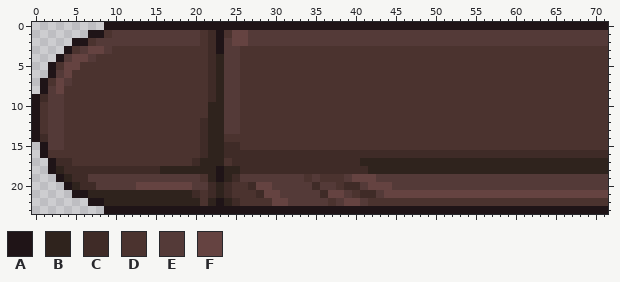
Two versions of one sprite sheet, Common/src/main/resources/assets/arcana/textures/arcanumthemes/tainted_codex/tab.png. Above: the version before the commit.
The file is 72x24 pixels. Colours within 5 levels of each other are drawn and written as one.
Palette (. is transparent): A #1f1417  B #2f231d  C #3f2b27  D #4b332f  E #543a38  F #654341
Pixels before, first column x 0:
 0 .........AAAAAAAAAAAAAAAAAAAAAAAAAAAAAAAAAAAAAAAAAAAAAAAAAAAAAAAAAAAAAAA
 1 .......AADEEEEEEEEEEEDCADFFEEEEEEEEEEEEEEEEEEEEEEEEEEEEEEEEEEEEEEEEEEEEE
 2 .....AADEEEEEEEEEEEEEDCAEFFEEEEEEEEEEEEEEEEEEEEEEEEEEEEEEEEEEEEEEEEEEEEE
 3 ....ADEFFEDDDDDDDDDDDDCAEEDDDDDDDDDDDDDDDDDDDDDDDDDDDDDDDDDDDDDDDDDDDDDD
 4 ...AEFFEDDDDDDDDDDDDDDCBEEDDDDDDDDDDDDDDDDDDDDDDDDDDDDDDDDDDDDDDDDDDDDDD
 5 ..ADFFDDDDDDDDDDDDDDDDCBEEDDDDDDDDDDDDDDDDDDDDDDDDDDDDDDDDDDDDDDDDDDDDDD
 6 ..AEFDDDDDDDDDDDDDDDDDCBEEDDDDDDDDDDDDDDDDDDDDDDDDDDDDDDDDDDDDDDDDDDDDDD
 7 .ADFEDDDDDDDDDDDDDDDDDCBEEDDDDDDDDDDDDDDDDDDDDDDDDDDDDDDDDDDDDDDDDDDDDDD
 8 .AEFDDDDDDDDDDDDDDDDDDCBEEDDDDDDDDDDDDDDDDDDDDDDDDDDDDDDDDDDDDDDDDDDDDDD
 9 ACEEDDDDDDDDDDDDDDDDDDCBEEDDDDDDDDDDDDDDDDDDDDDDDDDDDDDDDDDDDDDDDDDDDDDD
10 ADEEDDDDDDDDDDDDDDDDDDBBEEDDDDDDDDDDDDDDDDDDDDDDDDDDDDDDDDDDDDDDDDDDDDDD
11 ADEEDDDDDDDDDDDDDDDDDDBBEEDDDDDDDDDDDDDDDDDDDDDDDDDDDDDDDDDDDDDDDDDDDDDD
12 ADEEDDDDDDDDDDDDDDDDDCBBEEDDDDDDDDDDDDDDDDDDDDDDDDDDDDDDDDDDDDDDDDDDDDDD
13 ADEEDDDDDDDDDDDDDDDDDCBBEEDDDDDDDDDDDDDDDDDDDDDDDDDDDDDDDDDDDDDDDDDDDDDD
14 ACEEDDDDDDDDDDDDDDDDDCBBDDDDDDDDDDDDDDDDDDDDDDDDDDDDDDDDDDDDDDDDDDDDDDDD
15 .AEEDDDDDDDDDDDDDDDDDCBBCCDDDDDDDDDDDDDDDDDDDDDDDDDDDDDDDDDDDDDDDDDDDDDD
16 .ADDDDDDDDDDDDDDDDDDDCBBCCCCCCCCCCCCCCCCCCCCCCCCCCCCCCCCCCCCCCCCCCCCCCCC
17 ..ACCDDDDDDDDDDDDDDDCBBBDCCCCCCCCCCCCCCCCBBBBBBBBBBBBBBBBBBBBBBBBBBBBBBB
18 ..ABCCCCCCCCCCCCBBBBBBBABBCCCCCCCCCCCCCCCCBBBBBBBBBBBBBBBBBBBBBBBBBBBBBB
19 ...ABCCEEEEEEEEEEEEEEDBABCEEEEEEEEDEDDDEFFFEEEEEEEEEEEEEEEEEEEEEEEEEEEEE
20 ....ABCCEEEEEFFFFFFFEECBCDDCFFEEEEECEEDCCEFFFEEEEEEEEEEEEEEEEEEEEEEEEEEE
21 .....AABBBBBBBBBBBBBCDCBCDDDCFFEEEEECFFEDCCEFFFFFFFFFFFFFFFFFFFFFFFFFFFF
22 .......AABBBBBBBBBBBBDBABCDDDDFFEEEEEDEFFEDDDDDDDDDDDDDDDDDDDDDDDDDDDDDD
23 .........AAAAAAAAAAAAAAAAAAAAAAAAAAAAAAAAAAAAAAAAAAAAAAAAAAAAAAAAAAAAAAA
New version:
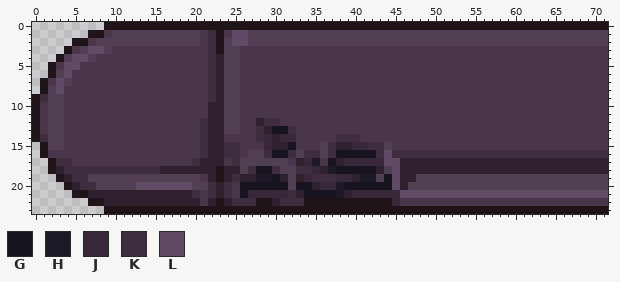
Colours new in this view: G #18141f  H #1e1926  J #392839  K #3e2d3f  L #604a65
Difference:
colour B: #2f231d -> #2f222e
colour D: #4b332f -> #49364b
colour E: #543a38 -> #513f54
y 1..2: x 22 C -> K; x 25..26 FF -> LL
y 3: x 7..8 FF -> LL; x 22 C -> K
y 4: x 5..6 FF -> LL; x 22 C -> K
y 5: x 4..5 FF -> LL; x 22 C -> K
y 6: x 4 F -> L; x 22 C -> K
y 7..8: x 3 F -> L; x 22 C -> K
y 9: x 1 C -> K; x 22 C -> K
y 12: x 21 C -> K; x 28..30 DDD -> BKK
y 13: x 21 C -> K; x 28..32 DDDDD -> KBGGK
y 14: x 1 C -> K; x 21 C -> K; x 28..32 DDDDD -> KJBJJ; x 38..40 DDD -> KKK
y 15: x 21 C -> K; x 24..25 CC -> KK; x 29..32 DDDD -> JBBG; x 36..44 DDDDDDDDD -> EKBBJJKKE
y 16: x 21 C -> K; x 24..71 CCCCCCCCCCCCCCCCCCCCCCCCCCCCCCCCCCCCCCCCCCCCCCCC -> KKDEEKGGKEKKEKGGGGGKLKKKKKKKKKKKKKKKKKKKKKKKKKKK
y 17: x 3..4 CC -> KK; x 20 C -> K; x 25..45 CCCCCCCCCCCCCCCCBBBBB -> KEEEEEEDBJHDGBJJJJJLL
y 18: x 4..15 CCCCCCCCCCCC -> KKKKKKKKKKKK; x 26..42 CCCCCCCCCCCCCCCCB -> EKGGKEEKKJBHGGGGG; x 44..45 BB -> EL
y 19: x 5..6 CC -> KK; x 25..31 CEEEEEE -> KBBHHGB; x 33..42 EDEDDDEFFF -> BJKKKJJBHH; x 44..47 EEEE -> GLBB
y 20: x 6..7 CC -> KK; x 13..19 FFFFFFF -> LLLLLLL; x 22 C -> K; x 24 C -> K; x 26..31 DCFFEE -> GGGGGG; x 33..46 EECEEDCCEFFFEE -> GGBJJHGGGGGGLB
y 21: x 20 C -> K; x 22 C -> K; x 24 C -> K; x 26..71 DDCFFEEEEECFFEDCCEFFFFFFFFFFFFFFFFFFFFFFFFFFFF -> GJJJJJKBGGGGHBJJJJJJLLLLLLLLLLLLLLLLLLLLLLLLLL
y 22: x 25..45 CDDDDFFEEEEEDEFFEDDDD -> KKKAABKKKAAAAAAAAAAAJ
Boxes around the changes in both pictures, in picture pixels (x1, y1, x2, y2):
changed: (40, 30, 608, 206)
